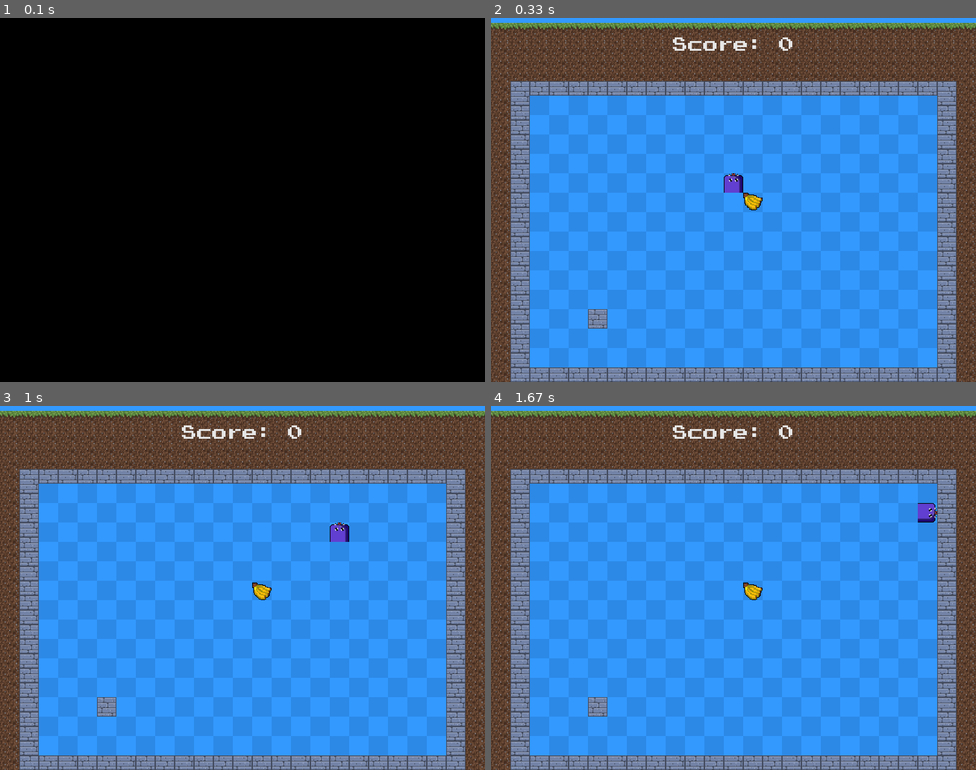
Above: before the commit, frames 1-4 (two rows, left to right).
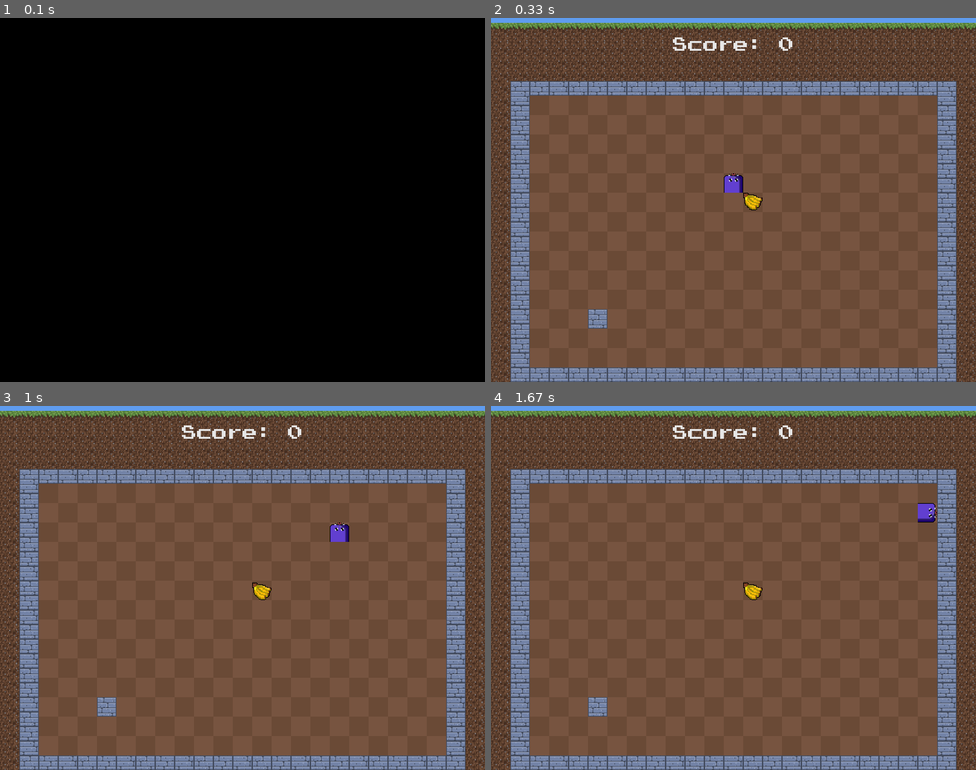
Above: after the commit, the same moments.

Repository: LUDUSLab/stem-games
Game: pygame game, started from natanael.lucena/snakepro/main.py
Two runs of this game, one before a commit and one after it. Both use one fixed random seed, a clock stepped at 60 frames per second and the inputs below.
Inputs:
- Up to frame 1 (0.1 s): no input
- Up to frame 2 (0.33 s): no input
- Up to frame 3 (1 s): hold D 0.33-0.8 s; hold W from 0.83 s (still down)
- Up to frame 4 (1.67 s): release W at 1.13 s; hold D 1.17-1.63 s

Frame 1 is identical in both runs. In frame 2, 64% of the frame differs, in the area x 0-100%, y 0-96%; in frame 3, 64%; in frame 4, 64%.

Commit message:
change background color

Diff:
--- a/natanael.lucena/snakepro/config.py
+++ b/natanael.lucena/snakepro/config.py
@@ -5,9 +5,9 @@
 
 # Colors
 COLOR_LIGHT_GREY = (230, 230, 230)
-COLOR_LIGHT_BLUE = (51, 153, 255)
-COLOR_DARK_BLUE = (44, 137, 230)
-
+COLOR_BROWN = (119, 84, 64)
+COLOR_DARK_BROWN = (106, 74, 54)
+COLOR_LIGHT_BLUE = (95, 156, 238)
 # Window
 window = (800, 600)
 screen = pygame.display.set_mode(window)
@@ -47,6 +47,10 @@
     return True
 
 
+def draw_sky():
+    pygame.draw.rect(screen, COLOR_LIGHT_BLUE, (0, 0, window[0], 12))
+
+
 def draw_blue_square():
     for i in range(32, window[1] - 120, 32):
         if (i // 32) % 2:
@@ -54,7 +58,7 @@
         else:
             aux = 0
         for j in range(aux + 32, window[0] - 32, 64):
-            pygame.draw.rect(screen, COLOR_DARK_BLUE, (j, 96 + i, 32, 32))
+            pygame.draw.rect(screen, COLOR_DARK_BROWN, (j, 96 + i, 32, 32))
 
 
 general_ground_block = img("ground1").get_rect()
@@ -99,6 +103,6 @@
 blink_rect = on_text_surface.get_rect()
 blink_rect.center = screen.get_rect().center
 off_text_surface = pygame.Surface(blink_rect.size)
-off_text_surface.fill(COLOR_LIGHT_BLUE)
+off_text_surface.fill(COLOR_BROWN)
 blink_surfaces = cycle([on_text_surface, off_text_surface])
 pygame.time.set_timer(BLINK_EVENT, 580)
--- a/natanael.lucena/snakepro/game.py
+++ b/natanael.lucena/snakepro/game.py
@@ -35,7 +35,7 @@
     # The game is not closed, so we either play again or leave the game
     while not game_close:
         while game_over:  # When the snake collides with herself or with the wall, the game is over
-            screen.fill(COLOR_LIGHT_BLUE)
+            screen.fill(COLOR_BROWN)
             if snake_len - 1 > player_record:
                 player_record = snake_len - 1
             msg(continue_msg, "Your record: {}".format(player_record),
@@ -61,7 +61,8 @@
             game_clock.tick(60)
         game_clock.tick(10)
         pygame.time.delay(85)
-        screen.fill(COLOR_LIGHT_BLUE)
+        screen.fill(COLOR_BROWN)
+        draw_sky()
         draw_blue_square()
         draw_wall()
         draw_ground_block()
Not shown, added: natanael.lucena/snakepro/assets/natanael.lucena.background_music2.wav
